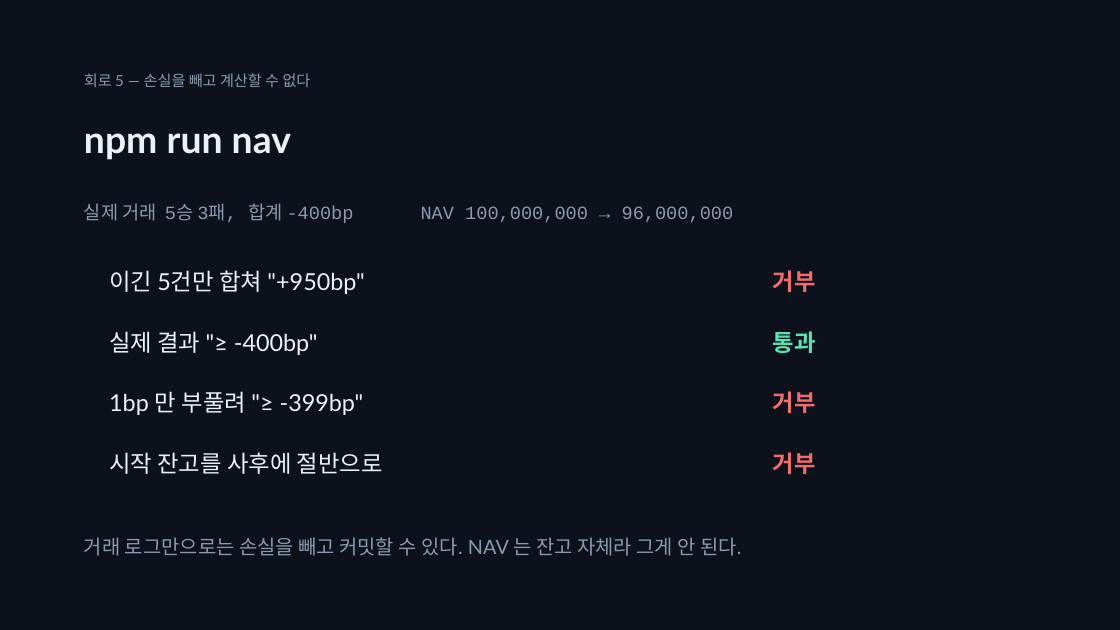
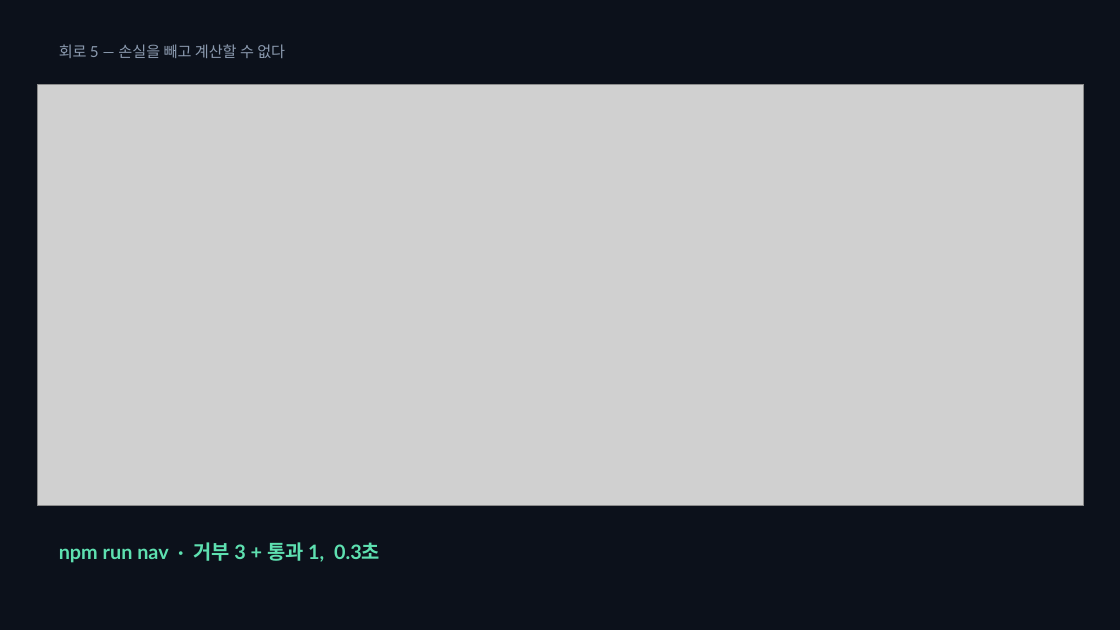
Before and after one commit to SeoDongOk/proof-of-track-record, a slide deck: slide 6 of deck/proof-of-track-record.pptx. Drawn at 1120x630 pixels with LibreOffice and Linux fonts; fonts in the diff are those of the drawing; grey boxes stand for pictures. Boxes give left, top, right and bottom in pixels: in the first picture for what was removed or moved away, otherwise in the second. Text is boxed around its words. In the diff, an @@ line names an element or a change of style, - is before the commit and + after.

```diff
--- a/deck/proof-of-track-record.pptx
+++ b/deck/proof-of-track-record.pptx
@@ text "회로 5 — 손실을 빼고 ...": place and size @@
-text "회로 5 — 손실을 빼고 ..." at <box>84,73,311,87</box>
+text "회로 5 — 손실을 빼고 ..." at <box>59,44,285,58</box>
@@ picture added at <box>38,84,1084,506</box> @@
@@ text removed at <box>84,133,291,160</box> @@
-npm run nav
@@ text removed at <box>84,203,734,223</box> @@
-실제 거래 5승 3패, 합계 -400bp NAV 100,000,000 → 96,000,000
@@ text removed at <box>109,270,364,294</box> @@
-이긴 5건만 합쳐 "+950bp"
@@ text removed at <box>773,270,816,292</box> @@
-거부
@@ text removed at <box>109,331,318,355</box> @@
-실제 결과 "≥ -400bp"
@@ text removed at <box>773,331,816,353</box> @@
-통과
@@ text removed at <box>109,391,364,415</box> @@
-1bp 만 부풀려 "≥ -399bp"
@@ text removed at <box>773,391,816,413</box> @@
-거부
@@ text removed at <box>109,452,383,474</box> @@
-시작 잔고를 사후에 절반으로
@@ text removed at <box>773,452,816,474</box> @@
-거부
@@ text removed at <box>84,537,741,556</box> @@
-거래 로그만으로는 손실을 빼고 커밋할 수 있다. NAV 는 잔고 자체라 그게 안 된다.
@@ text added at <box>59,542,380,563</box>, 17 pt, text #5EE0B0, bold @@
+npm run nav · 거부 3 + 통과 1, 0.3초
```
Also in this commit, not shown: 10 other slides changed, 4 other files.
